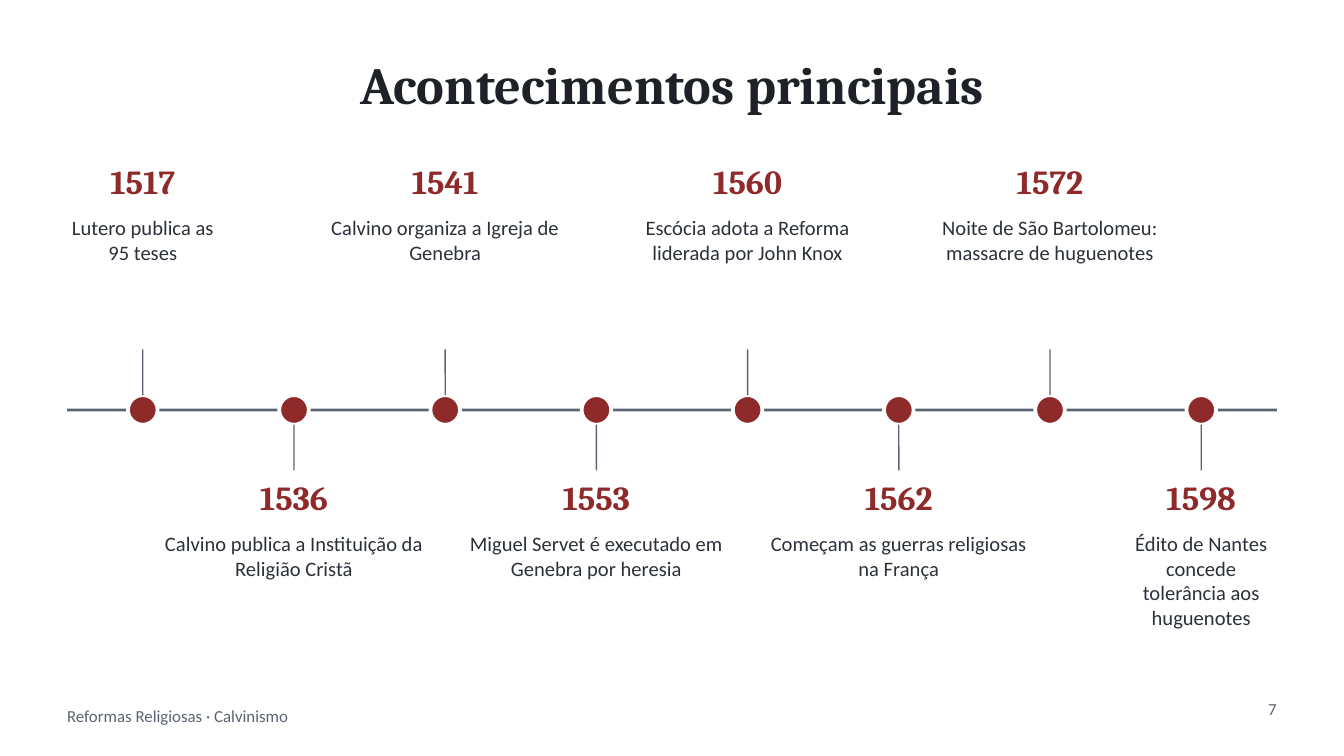
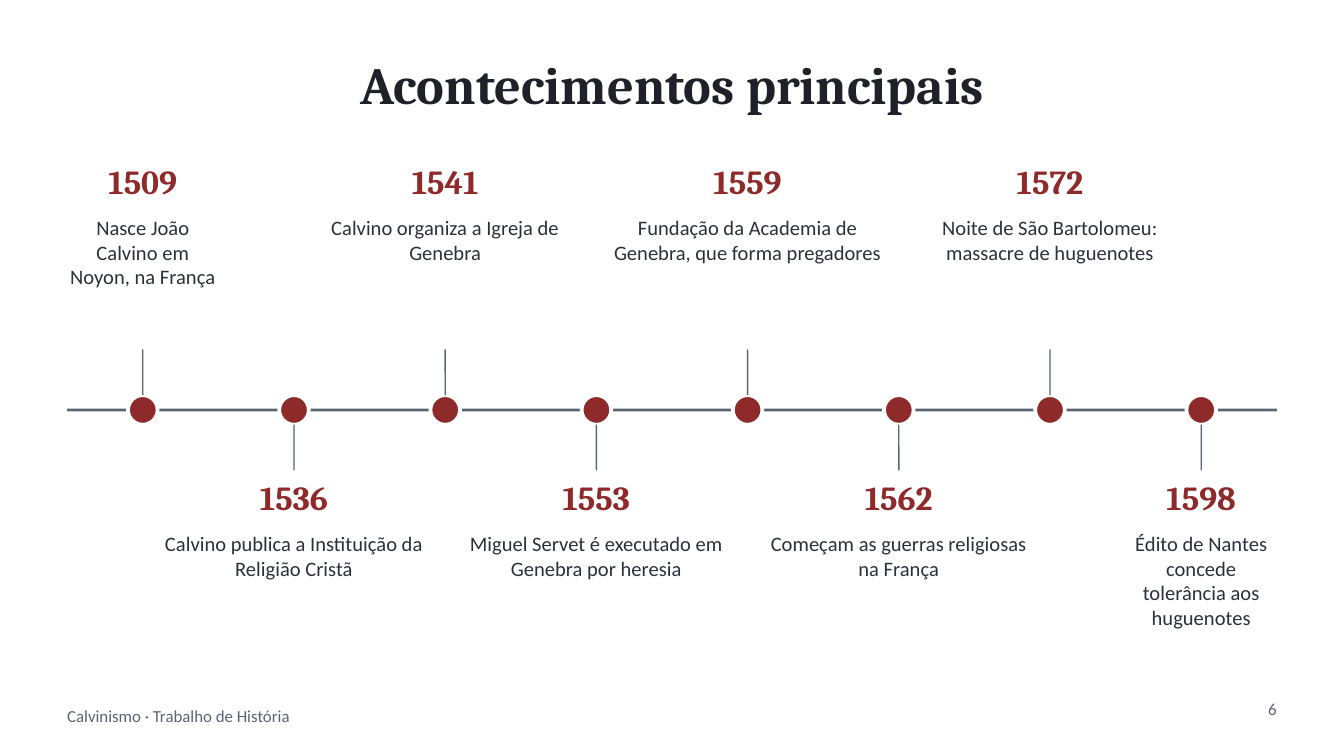
Before and after one commit to ArkhamKnight15/claude, a slide deck: slide 6 of trabalho-calvinismo/Calvinismo.pptx (slide 7 before the commit). Drawn at 1344x756 pixels with LibreOffice and Linux fonts; fonts in the diff are those of the drawing. Boxes give left, top, right and bottom in pixels: in the first picture for what was removed or moved away, otherwise in the second. Text is boxed around its words. In the diff, an @@ line names an element or a change of style, - is before the commit and + after.

```diff
--- a/trabalho-calvinismo/Calvinismo.pptx
+++ b/trabalho-calvinismo/Calvinismo.pptx
@@ text at bbox=[108, 171, 177, 195]: text changed @@
-1517
+1509
@@ text at bbox=[713, 171, 781, 195]: text changed @@
-1560
+1559
@@ text at bbox=[70, 221, 215, 288]: text changed @@
-Lutero publica as 95 teses
+Nasce João Calvino em Noyon, na França
@@ text at bbox=[614, 220, 881, 264]: text changed @@
-Escócia adota a Reforma liderada por John Knox
+Fundação da Academia de Genebra, que forma pregadores
@@ text at bbox=[67, 710, 290, 722]: text changed @@
-Reformas Religiosas · Calvinismo
+Calvinismo · Trabalho de História
@@ page number at bbox=[1268, 703, 1277, 715]: text changed @@
-7
+6
```
Also in this commit, not shown: 8 other slides changed, 1 slide added, 4 slides removed, 1 other file.
